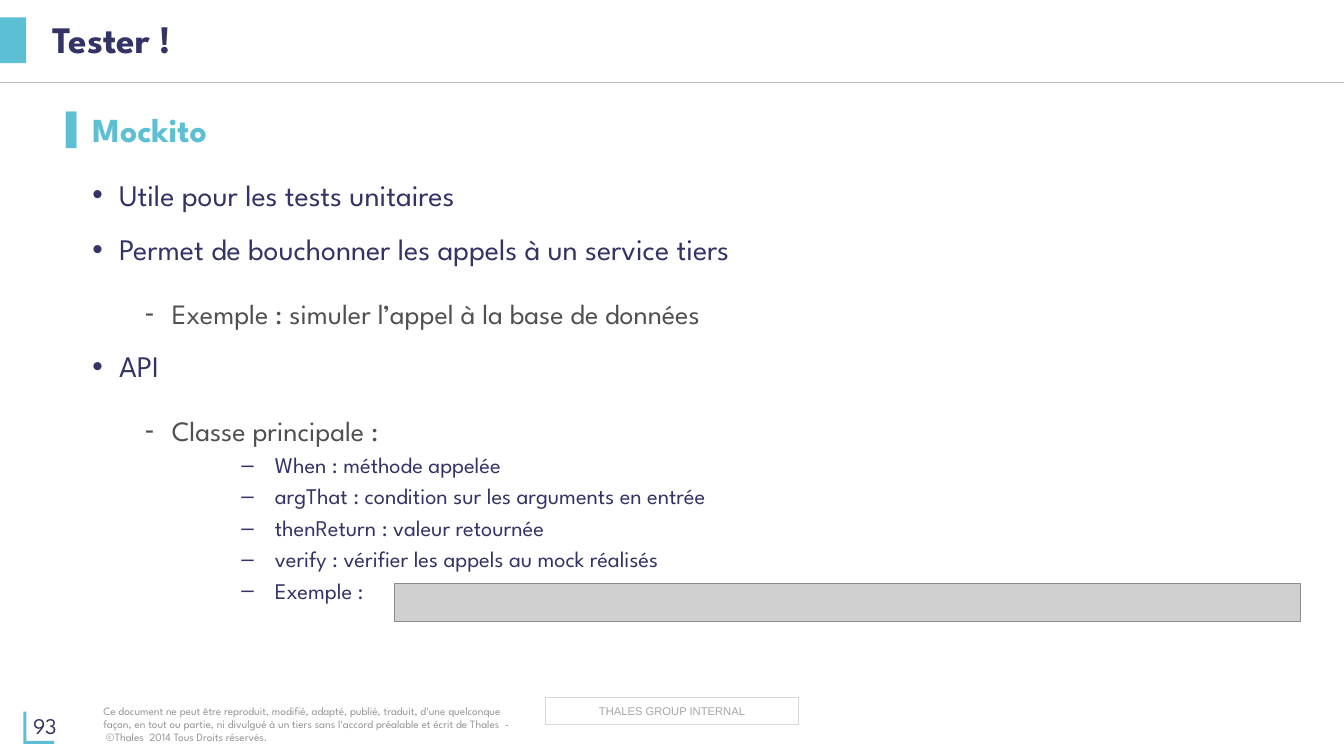
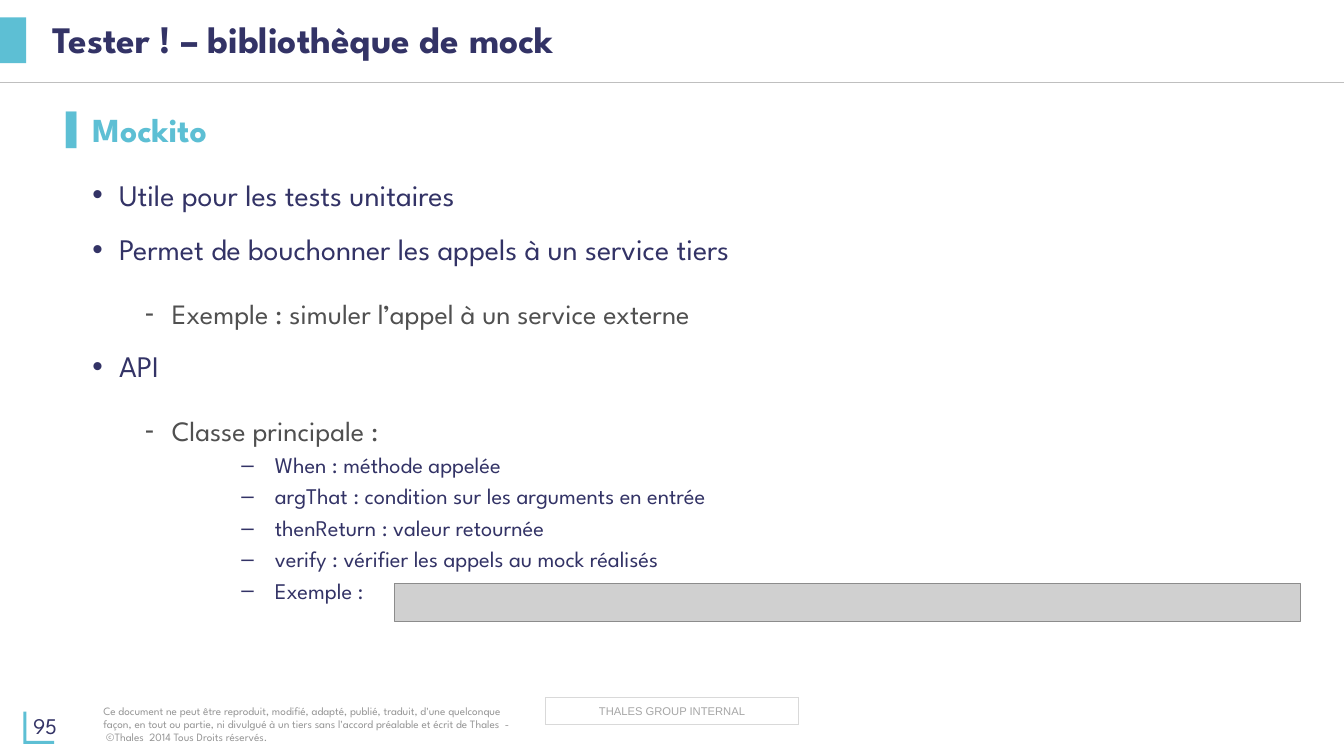
Before and after one commit to tsn-coding-dojo/java-spring-formation, a slide deck: slide 95 of présentation/Formation-Java.pptx (slide 93 before the commit). Drawn at 1344x756 pixels with LibreOffice and Linux fonts; fonts in the diff are those of the drawing; grey boxes stand for pictures; background and template pictures are left out. Boxes give left, top, right and bottom in pixels: in the first picture for what was removed or moved away, otherwise in the second. Text is boxed around its words. In the diff, an @@ line names an element or a change of style, - is before the commit and + after.

```diff
--- a/présentation/Formation-Java.pptx
+++ b/présentation/Formation-Java.pptx
@@ title at (x1=53, y1=27, x2=553, y2=61): text changed @@
-Tester !
+Tester ! – bibliothèque de mock
@@ text at (x1=172, y1=304, x2=689, y2=330): text changed @@
-    – Exemple : simuler l’appel à la base de données
+    – Exemple : simuler l’appel à un service externe
@@ page number at (x1=33, y1=719, x2=57, y2=735): text changed @@
-93
+95
```
Also in this commit, not shown: 3 other slides changed, 2 slides added, 13 other files.
